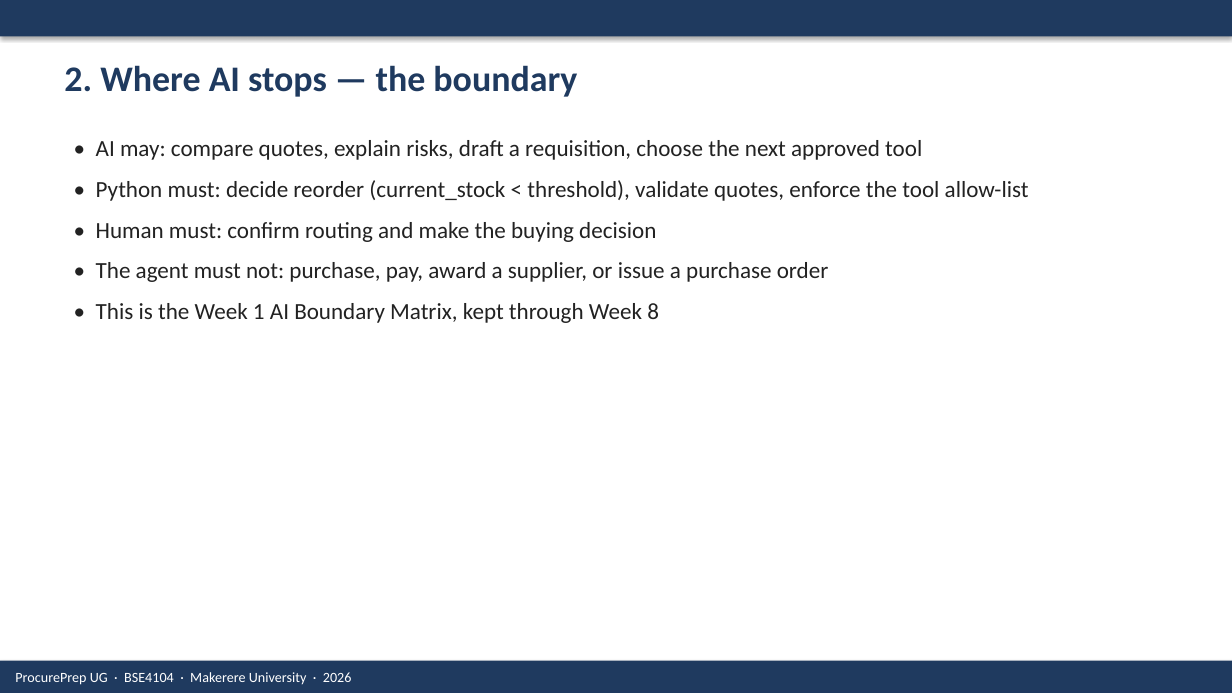
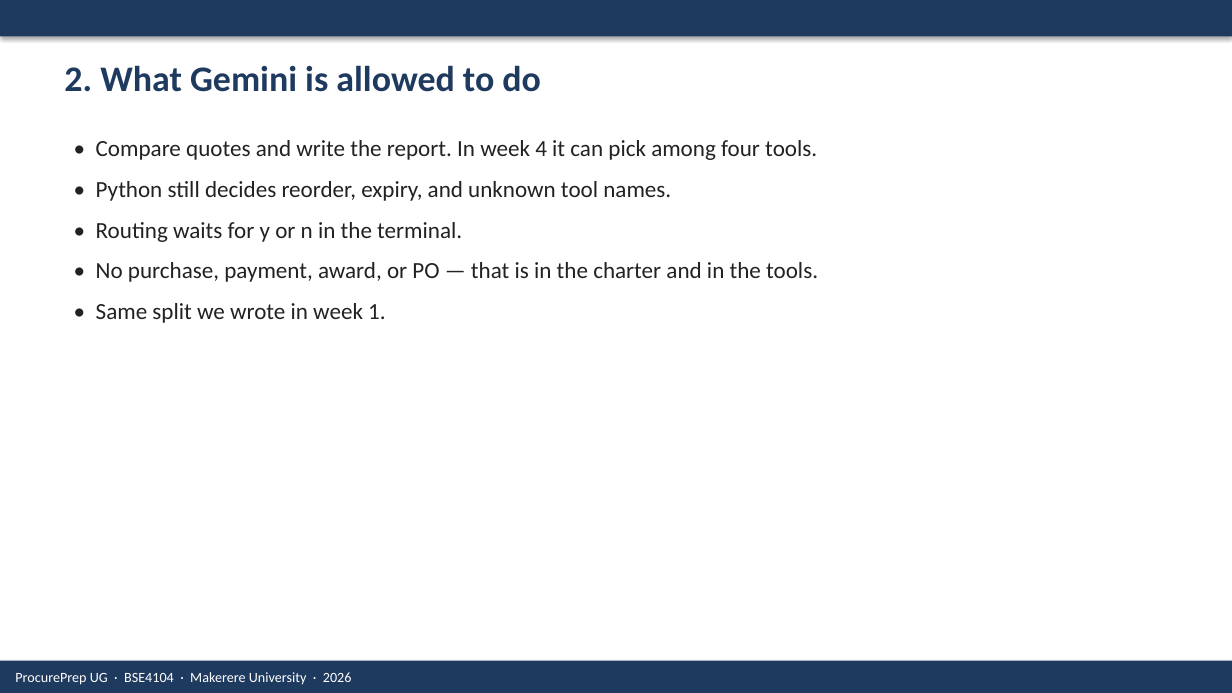
Before and after one commit to AINEMBABAZI-KIIZA-DAVIS/BSE4104_Capstone, a slide deck: slide 3 of docs/ProcurePrep UG Final Presentation.pptx. Drawn at 1232x693 pixels with LibreOffice and Linux fonts; fonts in the diff are those of the drawing. Boxes give left, top, right and bottom in pixels: in the first picture for what was removed or moved away, otherwise in the second. Text is boxed around its words. In the diff, an @@ line names an element or a change of style, - is before the commit and + after.

```diff
--- a/docs/ProcurePrep UG Final Presentation.pptx
+++ b/docs/ProcurePrep UG Final Presentation.pptx
@@ text at [64,65,541,92]: text changed @@
-2. Where AI stops — the boundary
+2. What Gemini is allowed to do
@@ text at [96,140,818,323]: text changed @@
-• AI may: compare quotes, explain risks, draft a requisition, choose the next approved tool
-• Python must: decide reorder (current_stock < threshold), validate quotes, enforce the tool allow-list
-• Human must: confirm routing and make the buying decision
-• The agent must not: purchase, pay, award a supplier, or issue a purchase order
-• This is the Week 1 AI Boundary Matrix, kept through Week 8
+• Compare quotes and write the report. In week 4 it can pick among four tools.
+• Python still decides reorder, expiry, and unknown tool names.
+• Routing waits for y or n in the terminal.
+• No purchase, payment, award, or PO — that is in the charter and in the tools.
+• Same split we wrote in week 1.
```
Also in this commit, not shown: 8 other slides changed, 1 slide added, 1 slide removed, 29 other files.
